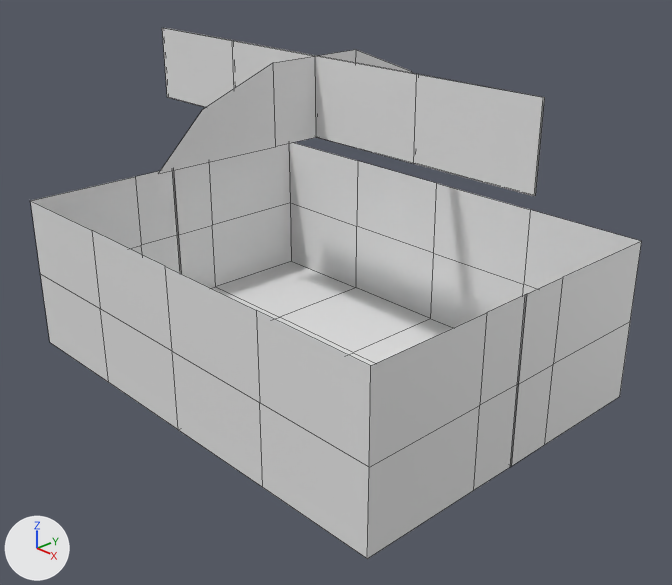
The Blender file Obj_Chest_Normal_A.blend, before and after one commit.
One viewpoint serves both versions: a 50 mm camera at (8.96, -8.09, 4.78) aimed at (0.45, -0.08, -0.35). The axes (+X, +Y, +Z) are drawn at lower left. The lights are the same throughout. The older version comes first. Mesh edges are drawn as thin lines. The same objects are shown in both versions, whatever each file hides.

The first picture shows 'Chest'.
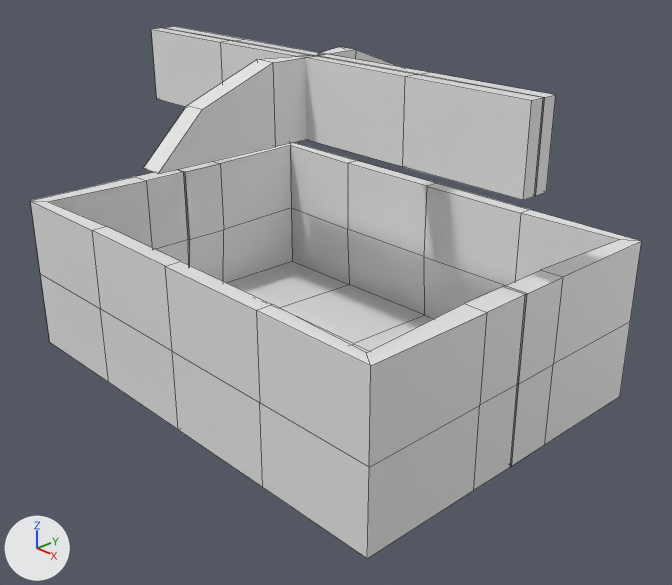
Location of each change, [x1, y1, x2, y2] in pixels of the pictures (672 x 585 px):
'Chest', modifiers changed
    before: [31, 28, 642, 559]
    after: [31, 26, 642, 559]

Patch to the scene script:
```diff
--- a/Obj_Chest_Normal_A.blend.py
+++ b/Obj_Chest_Normal_A.blend.py
@@ ob_chest @@
 _m = ob_chest.modifiers.new('Mirror', 'MIRROR')
 _m.use_axis = (True, True, False)
+_m = ob_chest.modifiers.new('Solidify', 'SOLIDIFY')
+_m.thickness = 0.09
```
